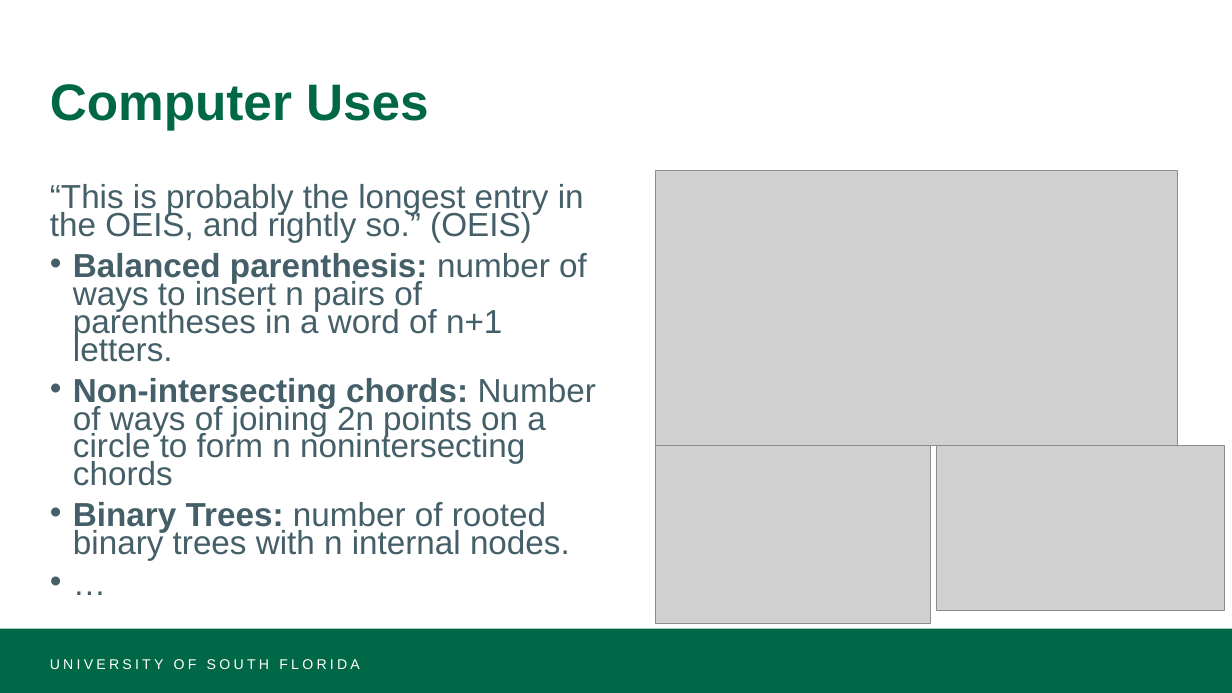
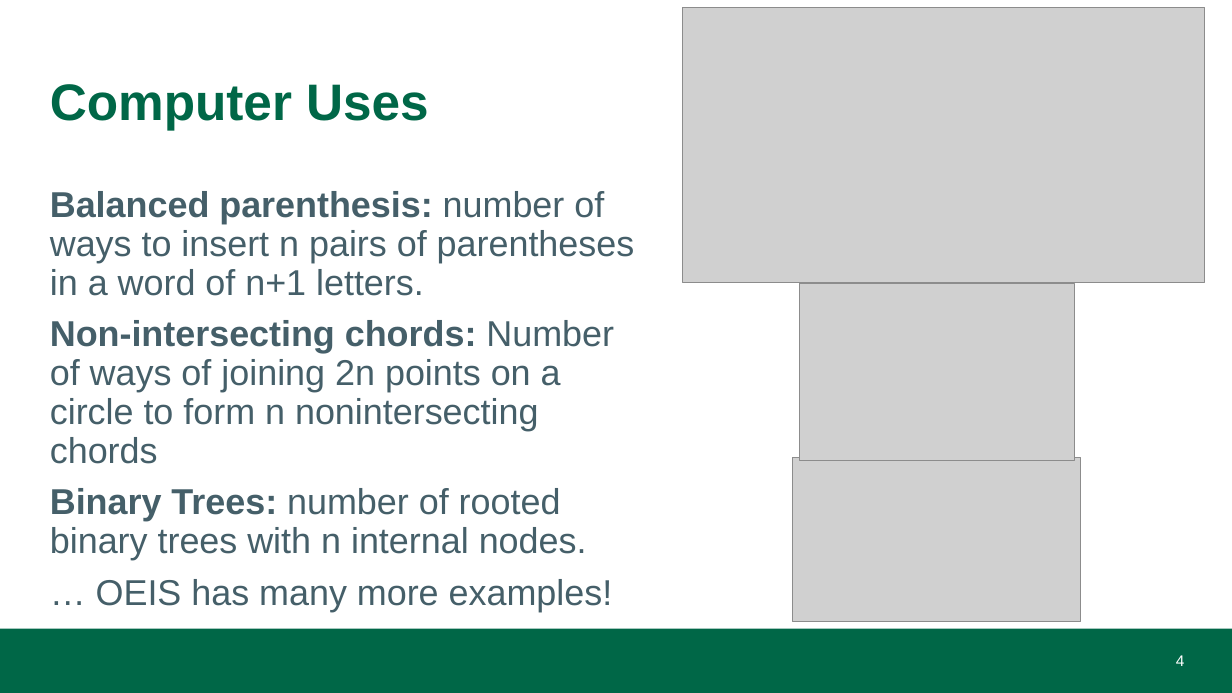
Before and after one commit to KS-AO-HUB/OS-Group-Project, a slide deck: slide 4 of catalan.pptx (slide 3 before the commit). Drawn at 1232x693 pixels with LibreOffice and Linux fonts; fonts in the diff are those of the drawing; grey boxes stand for pictures. Boxes give left, top, right and bottom in pixels: in the first picture for what was removed or moved away, otherwise in the second. Text is boxed around its words. In the diff, an @@ line names an element or a change of style, - is before the commit and + after.

```diff
--- a/catalan.pptx
+++ b/catalan.pptx
@@ picture moved from (x1=656, y1=171, x2=1178, y2=446) to (x1=683, y1=7, x2=1205, y2=283) @@
@@ text at (x1=50, y1=184, x2=584, y2=243): paragraph removed @@
-“This is probably the longest entry in the OEIS, and rightly so.” (OEIS)
@@ text at (x1=50, y1=191, x2=635, y2=560): size 25.9 to 28 pt in "Balanced parenthesis: number of ways to insert ...", "Non-intersecting chords: Number of ways of joining ...", "Binary Trees: number of rooted binary trees ..."; bullet • to none; line spacing 0.7 to 0.9 @@
@@ picture moved from (x1=656, y1=446, x2=932, y2=624) to (x1=799, y1=283, x2=1075, y2=460) @@
@@ picture moved from (x1=937, y1=446, x2=1226, y2=611) to (x1=793, y1=457, x2=1081, y2=622) @@
@@ text at (x1=96, y1=579, x2=613, y2=612): text changed; size 25.9 to 28 pt @@
-• …
+… OEIS has many more examples!
@@ text removed at (x1=50, y1=659, x2=359, y2=669) @@
-UNIVERSITY OF SOUTH FLORIDA
@@ page number added at (x1=1176, y1=655, x2=1185, y2=666), 12 pt, text #FFFFFF @@
+4
```
Also in this commit, not shown: 7 other slides changed, 4 slides added, 2 slides removed, 1 other file.
